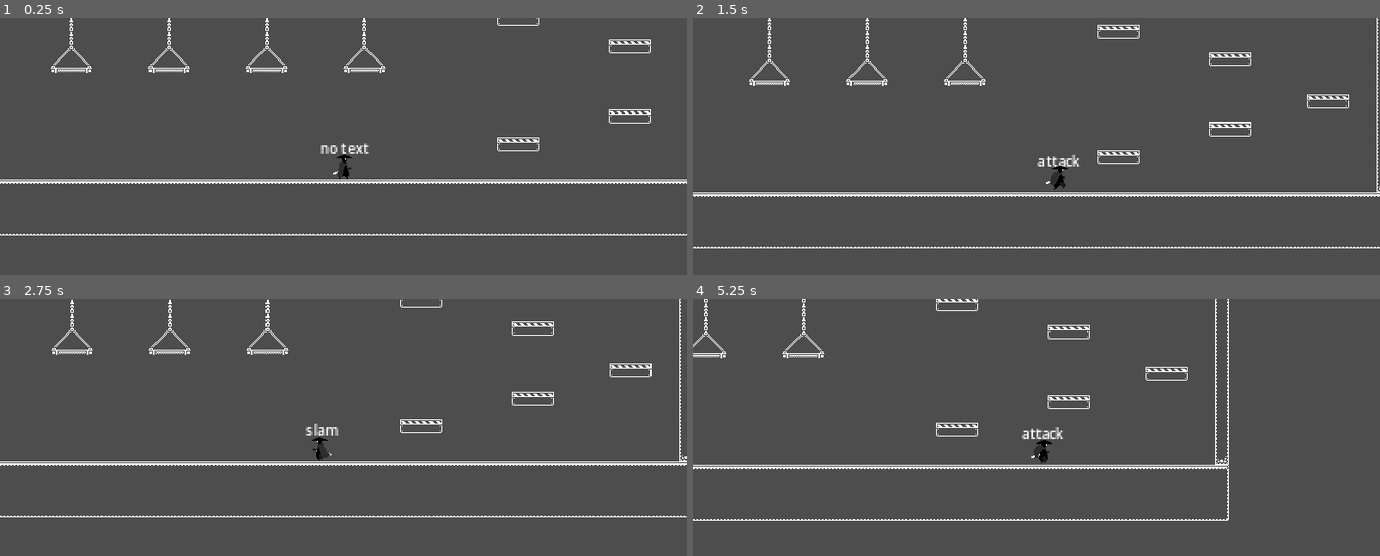
Above: before the commit, frames 1-4 (two rows, left to right).
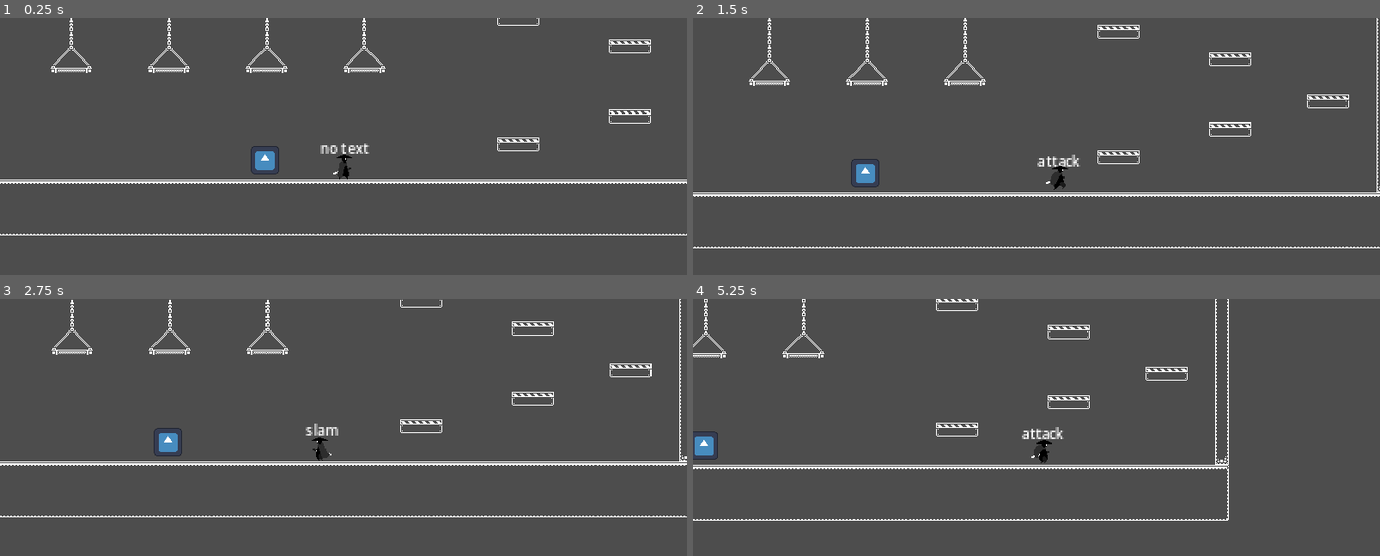
Above: after the commit, the same moments.

Repository: Bhaygon/nextindie_jam_01
Game: Godot game, scene res://scenes/main.tscn
The game is run twice, just before and just after one commit, with the same random seed, the same clock (stepped at 60 frames per second) and the same inputs. The engine's default icon, where the game draws it, is replaced by a stand-in: a white triangle on a blue panel in a dark square.
Inputs (mouse positions are in pixels of both pictures, inside the frame that each line leads up to):
- Up to frame 1 (0.25 s): no input
- Up to frame 2 (1.5 s): move the mouse to (1187, 151) at 0.52 s; hold D (right) from 0.53 s (still down); click (1187, 151) at 0.6 s; tap Space (jump) at 0.77 s; move the mouse to (899, 179) at 1.27 s; click (899, 179) at 1.35 s
- Up to frame 3 (2.75 s): tap Space (jump) at 1.52 s; move the mouse to (412, 381) at 2.02 s; release D (right) at 2.03 s; hold A (left) from 2.03 s (still down); tap Ctrl (slam) at 2.1 s; click (412, 381) at 2.3 s
- Up to frame 4 (5.25 s): move the mouse to (1002, 504) at 2.77 s; release A (left) at 2.78 s; hold D (right) 2.78-4.28 s; tap Alt (slide) at 2.85 s; tap Space (jump) at 3.02, 3.77, 4.52 s; click (1002, 504) at 3.05 s; move the mouse to (1242, 491) at 3.52 s; right-click (1242, 491) at 3.6 s; click (1242, 491) at 3.8 s; move the mouse to (830, 401) at 4.27 s; hold A (left) 4.28-5.03 s; click (830, 401) at 4.35 s; move the mouse to (1070, 445) at 5.02 s; hold D (right) from 5.03 s (still down); click (1070, 445) at 5.1 s

The runs differ from the first frame. In frame 1, 0.3% of the frame differs, in the area x 36-41%, y 49-61%; in frame 2, 0.3%; in frame 3, 0.3%; in frame 4, 0.2%.
Error after the commit: Parse Error: Identifier "globalScore" not declared in the current scope. (res://scripts/mcguffin/McGuffin.gd:14)

Commit message:
Add files via upload
Adds a globalScore singleton, and a McGuffin for the player to destroy on the level. It can be destroyed by calling the Destroy() function on it, (it can be found on physics layer 4 by an Area2D / Raycast or as part of groupMcGuffin.) When the first McGuffin is destroyed, the chaos timer in globalScore starts.

Diff:
--- a/levels/base/level_base.tscn
+++ b/levels/base/level_base.tscn
@@ -1,6 +1,7 @@
-[gd_scene load_steps=4 format=3 uid="uid://bwinh05r0gl3q"]
+[gd_scene load_steps=5 format=3 uid="uid://bwinh05r0gl3q"]
 
 [ext_resource type="Texture2D" uid="uid://bhkpyq6dyx000" path="res://assets/monochrome_tilemap_transparent_packed.png" id="1_882bd"]
+[ext_resource type="PackedScene" uid="uid://b3rfcb11vmfnx" path="res://scenes/mcguffin.tscn" id="1_wsxcs"]
 
 [sub_resource type="TileSetAtlasSource" id="TileSetAtlasSource_nwwra"]
 texture = ExtResource("1_882bd")
@@ -1364,3 +1365,6 @@
 tile_set = SubResource("TileSet_gpghx")
 format = 2
 layer_0/tile_data = PackedInt32Array(131068, 720897, 5, 131069, 720897, 5, 131070, 720897, 5, 131071, 720897, 5, 65536, …(5283 unchanged characters)…
+
+[node name="McGuffin" parent="." instance=ExtResource("1_wsxcs")]
+position = Vector2(-90, -6)
--- /dev/null
+++ b/scenes/mcguffin.tscn
@@ -0,0 +1,64 @@
+[gd_scene load_steps=7 format=3 uid="uid://b3rfcb11vmfnx"]
+
+[ext_resource type="Script" path="res://scripts/mcguffin/McGuffin.gd" id="1_oo44f"]
+[ext_resource type="Texture2D" uid="uid://bhq21bql6a8yx" path="res://icon.svg" id="2_wmbo4"]
+
+[sub_resource type="Animation" id="Animation_ebkov"]
+resource_name = "Bobbing"
+length = 2.0
+loop_mode = 1
+tracks/0/type = "value"
+tracks/0/imported = false
+tracks/0/enabled = true
+tracks/0/path = NodePath(".:position")
+tracks/0/interp = 1
+tracks/0/loop_wrap = true
+tracks/0/keys = {
+"times": PackedFloat32Array(0, 0.25, 0.5, 0.75, 1, 1.25, 1.5, 1.75),
+"transitions": PackedFloat32Array(-2, -2, -2, -2, -2, -2, -2, -2),
+"update": 0,
+"values": [Vector2(0, 0), Vector2(0, 1), Vector2(0, 2), Vector2(0, 1), Vector2(0, 0), Vector2(0, -1), Vector2(0, -2), Vector2(0, -1)]
+}
+
+[sub_resource type="Animation" id="Animation_jqfk2"]
+length = 0.001
+tracks/0/type = "value"
+tracks/0/imported = false
+tracks/0/enabled = true
+tracks/0/path = NodePath(".:position")
+tracks/0/interp = 1
+tracks/0/loop_wrap = true
+tracks/0/keys = {
+"times": PackedFloat32Array(0),
+"transitions": PackedFloat32Array(1),
+"update": 0,
+"values": [Vector2(0, 0)]
+}
+
+[sub_resource type="AnimationLibrary" id="AnimationLibrary_j1o52"]
+_data = {
+"Bobbing": SubResource("Animation_ebkov"),
+"RESET": SubResource("Animation_jqfk2")
+}
+
+[sub_resource type="RectangleShape2D" id="RectangleShape2D_faubk"]
+size = Vector2(32, 32)
+
+[node name="McGuffin" type="Node2D"]
+
+[node name="McGuffin" type="CharacterBody2D" parent="." groups=["groupMcGuffin"]]
+collision_layer = 8
+collision_mask = 8
+script = ExtResource("1_oo44f")
+
+[node name="AnimationPlayer" type="AnimationPlayer" parent="McGuffin"]
+libraries = {
+"": SubResource("AnimationLibrary_j1o52")
+}
+
+[node name="CollisionShape2D" type="CollisionShape2D" parent="McGuffin"]
+shape = SubResource("RectangleShape2D_faubk")
+
+[node name="Sprite2D" type="Sprite2D" parent="McGuffin"]
+scale = Vector2(0.25, 0.25)
+texture = ExtResource("2_wmbo4")
--- /dev/null
+++ b/scripts/global/globalScore.tscn
@@ -0,0 +1,55 @@
+[gd_scene load_steps=2 format=3 uid="uid://b0crgdi85qfde"]
+
+[sub_resource type="GDScript" id="GDScript_tn7s8"]
+script/source = "extends Node
+
+# Singleton that handles player score, and the chaos timer.
+
+
+# Variables =======================================================================================
+var anodeRemainingMcGuffins: Array = []
+
+var bChaoTimerEnabled: bool = false
+
+var fChaosTimer: float = 0.000
+
+
+
+# General =========================================================================================
+
+func _process(fDelta) -> void:
+	if bChaoTimerEnabled: Add_Time_To_Chaos_Timer(fDelta)
+
+
+
+# Timer ===========================================================================================
+
+# Adds delta time from process function to fChaosTimer if bChaosTimerEnabled, (see _process)
+func Add_Time_To_Chaos_Timer(fDelta) -> void:
+	fChaosTimer += fDelta
+
+
+func Reset_Timer() -> void:
+	bChaoTimerEnabled = false
+	fChaosTimer = 0.000
+
+
+func Start_Timer() -> void:
+	bChaoTimerEnabled = true
+
+
+
+# McGuffins =======================================================================================
+
+func McGuffin_Destroyed(nodeMcGuffin) -> void:
+	# START TIMER IF THIS IS THE FIRST ONE
+	if ! bChaoTimerEnabled: bChaoTimerEnabled = true
+
+	anodeRemainingMcGuffins.erase(nodeMcGuffin)
+	# CHECK IF ARRAY IS EMPTY IF SO DISPLAY WIN SCREEN
+	if anodeRemainingMcGuffins.is_empty():
+		pass
+"
+
+[node name="globalScore" type="Node"]
+script = SubResource("GDScript_tn7s8")
--- /dev/null
+++ b/scripts/mcguffin/McGuffin.gd
@@ -0,0 +1,25 @@
+extends CharacterBody2D
+
+
+# Destructible object that players must destroy to win.
+
+# Varibles ========================================================================================
+@onready var nodeAnimationPlayer:= $AnimationPlayer
+
+
+
+# General =========================================================================================
+
+func _ready() -> void:
+	globalScore.anodeRemainingMcGuffins.append(self)
+	nodeAnimationPlayer.play("Bobbing")
+
+
+
+# Destroyed =======================================================================================
+
+# Trigger this function when the player attacks the mcguffin. Use Area2D on layer 4 to detect it, its also in groupMcGuffin.
+
+func Destroy() -> void:
+	globalScore.McGuffin_Destroyed(self)
+	queue_free()
